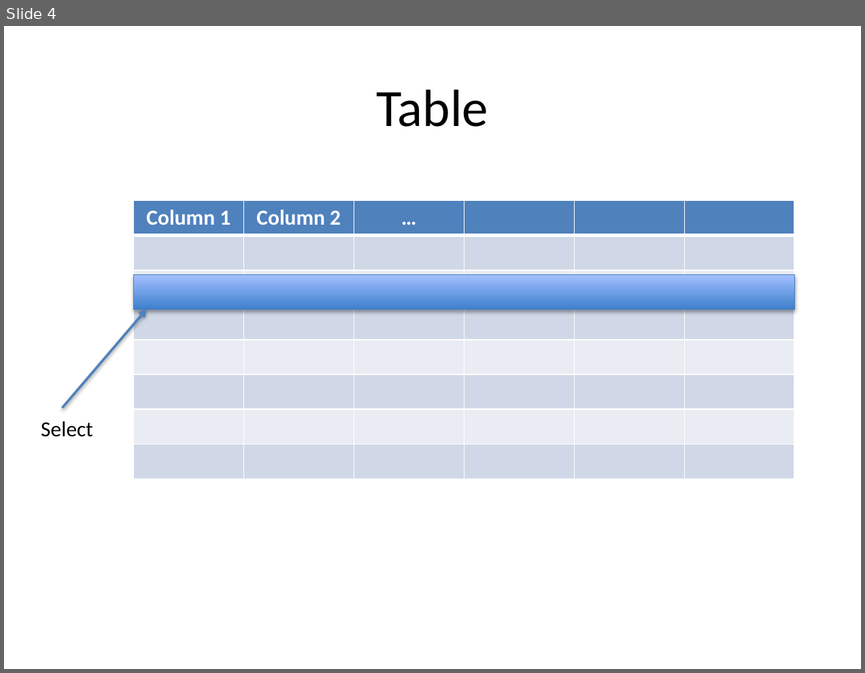
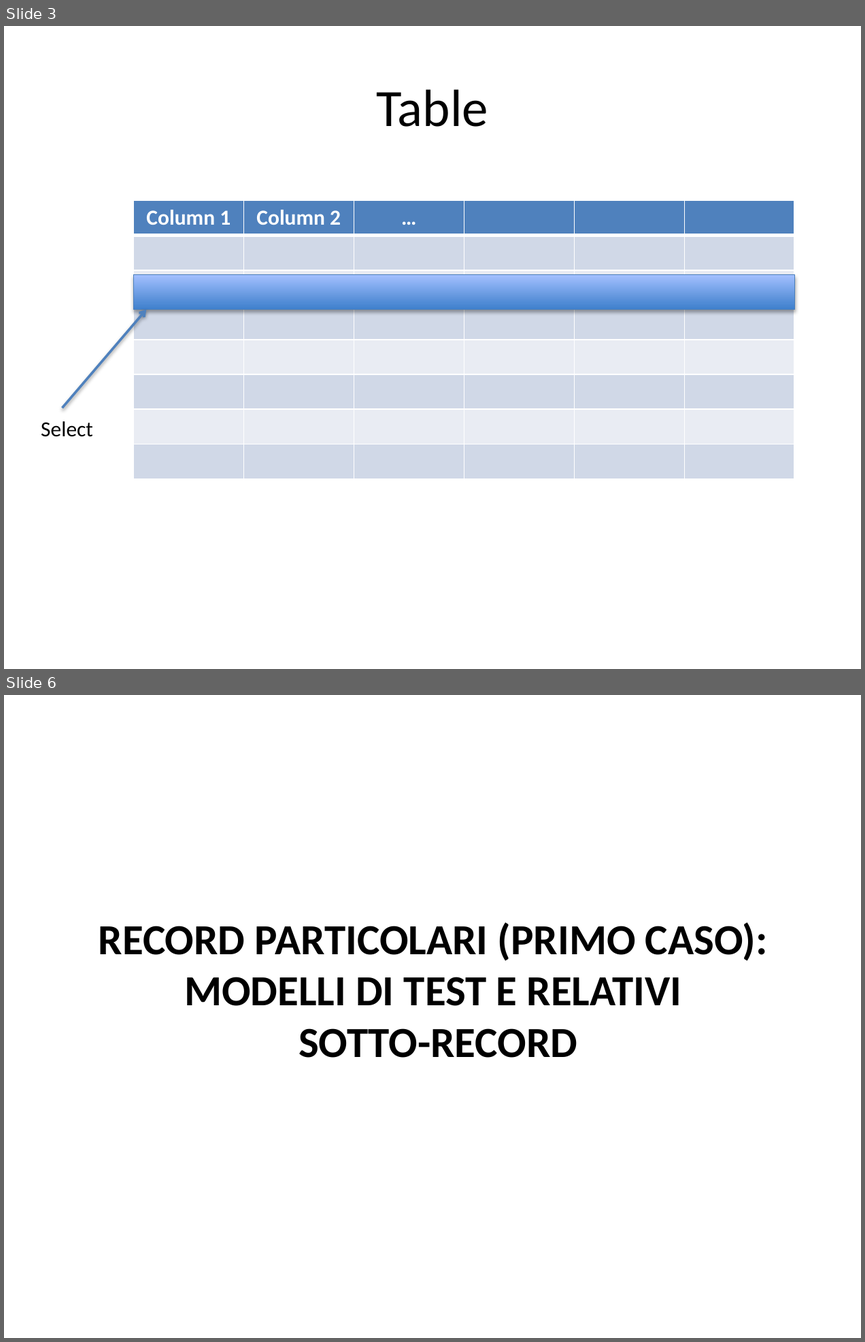
Before and after one commit to amepoli/onecompliance, a slide deck: user_stories.pptx. Shown one above the other, each under a label of ours: slide 4 before the commit, slides 3 and 6 after it; the slides between them are not shown. The pictures are 865x673 and 865x1342 pixels, drawn with LibreOffice and Linux fonts; fonts in the diff are those of the drawing. Boxes give left, top, right and bottom in pixels: in the first picture for what was removed or moved away, otherwise in the second. Text is boxed around its words. In the diff, an @@ line names an element or a change of style, - is before the commit and + after.

```diff
--- a/user_stories.pptx
+++ b/user_stories.pptx
@@ slide 6 added at [4,695,861,1338], background #FFFFFF @@
@@ title added at [99,922,768,1057], 36 pt, text #000000, bold @@
+RECORD PARTICOLARI (PRIMO CASO):
+MODELLI DI TEST E RELATIVI
+SOTTO-RECORD
@@ what was slide 4 is now slide 3 @@
```
Also in this commit, not shown: 1 slide changed, 7 other slides added, 1 slide removed, 2 other files.
